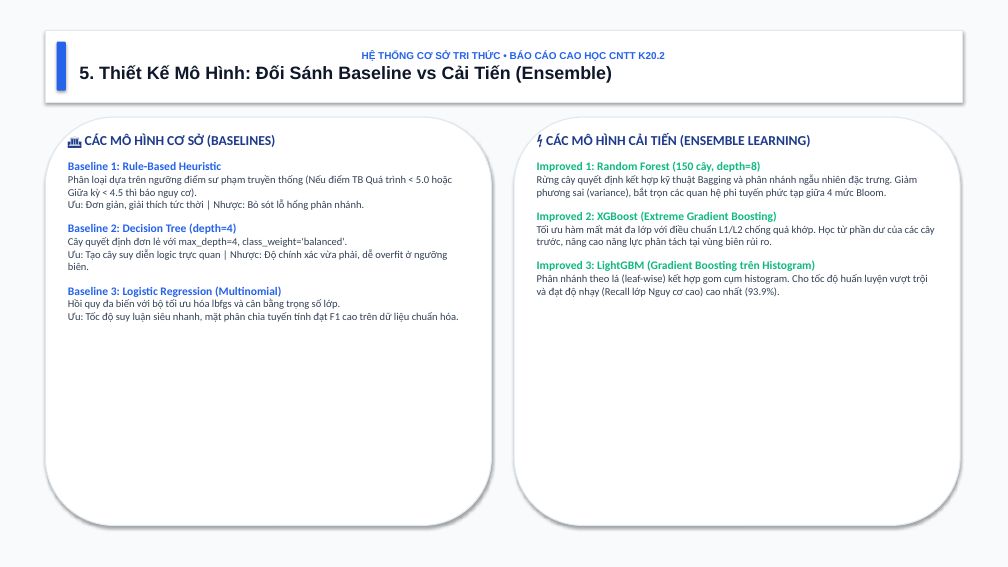
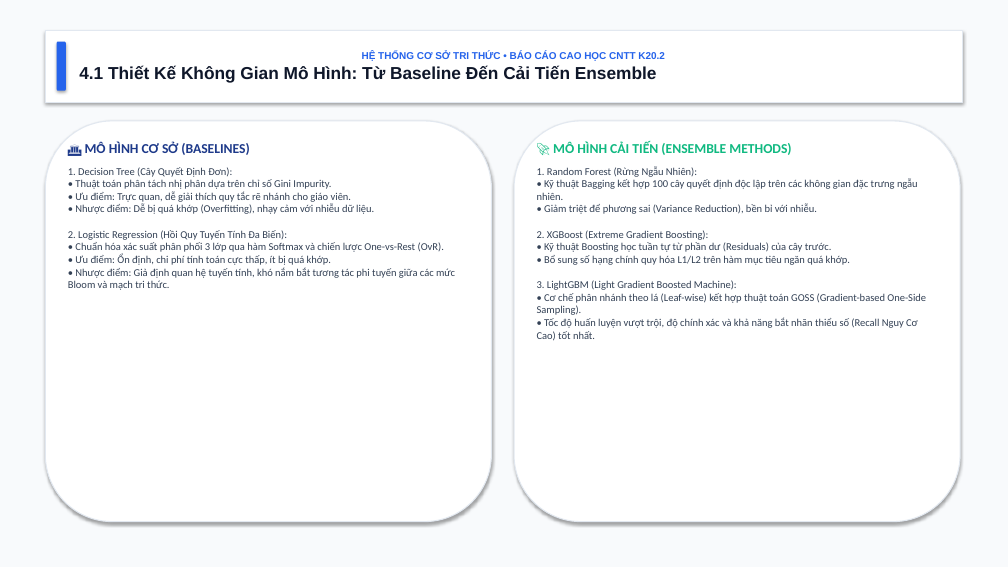
Before and after one commit to Lamdt198/HeTriThucTinHocTHPT, a slide deck: slide 13 of reports/Slide_Thuyet_Trinh_He_CS_Tri_Thuc_K20.2.pptx (slide 6 before the commit). Drawn at 1008x567 pixels with LibreOffice and Linux fonts; fonts in the diff are those of the drawing. Boxes give left, top, right and bottom in pixels: in the first picture for what was removed or moved away, otherwise in the second. Text is boxed around its words. In the diff, an @@ line names an element or a change of style, - is before the commit and + after.

```diff
--- a/reports/Slide_Thuyet_Trinh_He_CS_Tri_Thuc_K20.2.pptx
+++ b/reports/Slide_Thuyet_Trinh_He_CS_Tri_Thuc_K20.2.pptx
@@ text in rectangle at bbox=[79, 65, 657, 82]: text changed; size 17 to 16.5 pt @@
-5. Thiết Kế Mô Hình: Đối Sánh Baseline vs Cải Tiến (Ensemble)
+4.1 Thiết Kế Không Gian Mô Hình: Từ Baseline Đến Cải Tiến Ensemble
@@ rounded rectangle: place and size @@
-rounded rectangle at bbox=[45, 117, 492, 526]
+rounded rectangle at bbox=[45, 121, 492, 522]
@@ text at bbox=[68, 141, 455, 290]: text changed @@
-🏛️ CÁC MÔ HÌNH CƠ SỞ (BASELINES)
-Baseline 1: Rule-Based Heuristic
-Phân loại dựa trên ngưỡng điểm sư phạm truyền thống (Nếu điểm TB Quá trình < 5.0 hoặc Giữa kỳ < 4.5 thì báo nguy cơ).
-Ưu: Đơn giản, giải thích tức thời | Nhược: Bỏ sót lỗ hổng phân nhánh.
-Baseline 2: Decision Tree (depth=4)
-Cây quyết định đơn lẻ với max_depth=4, class_weight='balanced'.
-Ưu: Tạo cây suy diễn logic trực quan | Nhược: Độ chính xác vừa phải, dễ overfit ở ngưỡng biên.
-Baseline 3: Logistic Regression (Multinomial)
-Hồi quy đa biến với bộ tối ưu hóa lbfgs và cân bằng trọng số lớp.
-Ưu: Tốc độ suy luận siêu nhanh, mặt phân chia tuyến tính đạt F1 cao trên dữ liệu chuẩn hóa.
+🏛️ MÔ HÌNH CƠ SỞ (BASELINES)
+1. Decision Tree (Cây Quyết Định Đơn):
+• Thuật toán phân tách nhị phân dựa trên chỉ số Gini Impurity.
+• Ưu điểm: Trực quan, dễ giải thích quy tắc rẽ nhánh cho giáo viên.
+• Nhược điểm: Dễ bị quá khớp (Overfitting), nhạy cảm với nhiễu dữ liệu.
+2. Logistic Regression (Hồi Quy Tuyến Tính Đa Biến):
+• Chuẩn hóa xác suất phân phối 3 lớp qua hàm Softmax và chiến lược One-vs-Rest (OvR).
+• Ưu điểm: Ổn định, chi phí tính toán cực thấp, ít bị quá khớp.
+• Nhược điểm: Giả định quan hệ tuyến tính, khó nắm bắt tương tác phi tuyến giữa các mức Bloom và mạch tri thức.
@@ rounded rectangle: place and size @@
-rounded rectangle at bbox=[514, 117, 960, 526]
+rounded rectangle at bbox=[514, 121, 960, 522]
@@ text at bbox=[537, 141, 926, 341]: text changed @@
-⚡ CÁC MÔ HÌNH CẢI TIẾN (ENSEMBLE LEARNING)
-Improved 1: Random Forest (150 cây, depth=8)
-Rừng cây quyết định kết hợp kỹ thuật Bagging và phân nhánh ngẫu nhiên đặc trưng. Giảm phương sai (variance), bắt trọn các quan hệ phi tuyến phức tạp giữa 4 mức Bloom.
-Improved 2: XGBoost (Extreme Gradient Boosting)
-Tối ưu hàm mất mát đa lớp với điều chuẩn L1/L2 chống quá khớp. Học từ phần dư của các cây trước, nâng cao năng lực phân tách tại vùng biên rủi ro.
-Improved 3: LightGBM (Gradient Boosting trên Histogram)
-Phân nhánh theo lá (leaf-wise) kết hợp gom cụm histogram. Cho tốc độ huấn luyện vượt trội và đạt độ nhạy (Recall lớp Nguy cơ cao) cao nhất (93.9%).
+🚀 MÔ HÌNH CẢI TIẾN (ENSEMBLE METHODS)
+1. Random Forest (Rừng Ngẫu Nhiên):
+• Kỹ thuật Bagging kết hợp 100 cây quyết định độc lập trên các không gian đặc trưng ngẫu nhiên.
+• Giảm triệt để phương sai (Variance Reduction), bền bỉ với nhiễu.
+2. XGBoost (Extreme Gradient Boosting):
+• Kỹ thuật Boosting học tuần tự từ phần dư (Residuals) của cây trước.
+• Bổ sung số hạng chính quy hóa L1/L2 trên hàm mục tiêu ngăn quá khớp.
+3. LightGBM (Light Gradient Boosted Machine):
+• Cơ chế phân nhánh theo lá (Leaf-wise) kết hợp thuật toán GOSS (Gradient-based One-Side Sampling).
+• Tốc độ huấn luyện vượt trội, độ chính xác và khả năng bắt nhãn thiểu số (Recall Nguy Cơ Cao) tốt nhất.
```
Also in this commit, not shown: 5 other slides changed, 22 slides added, 8 slides removed, 4 other files.
